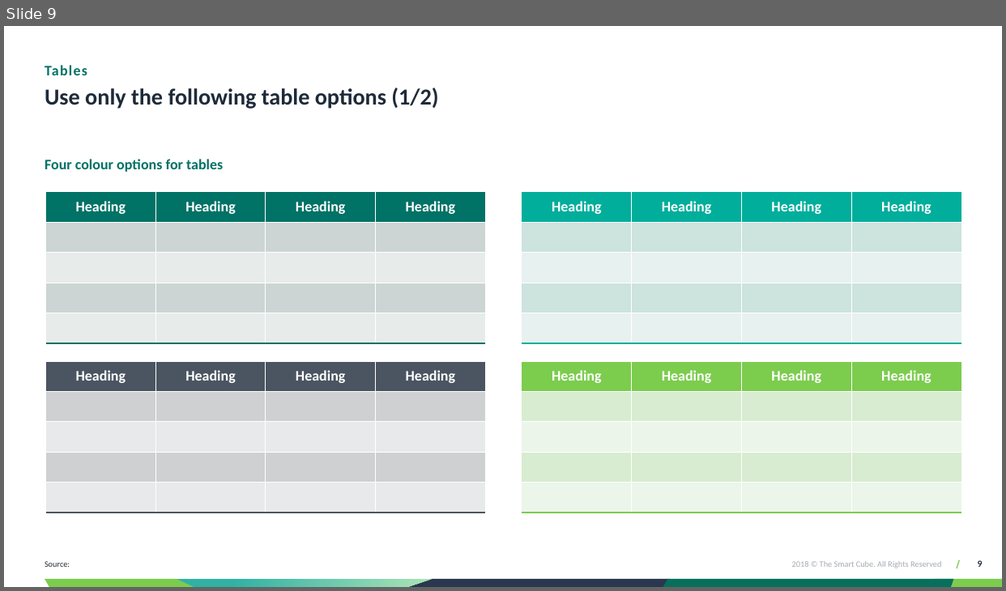
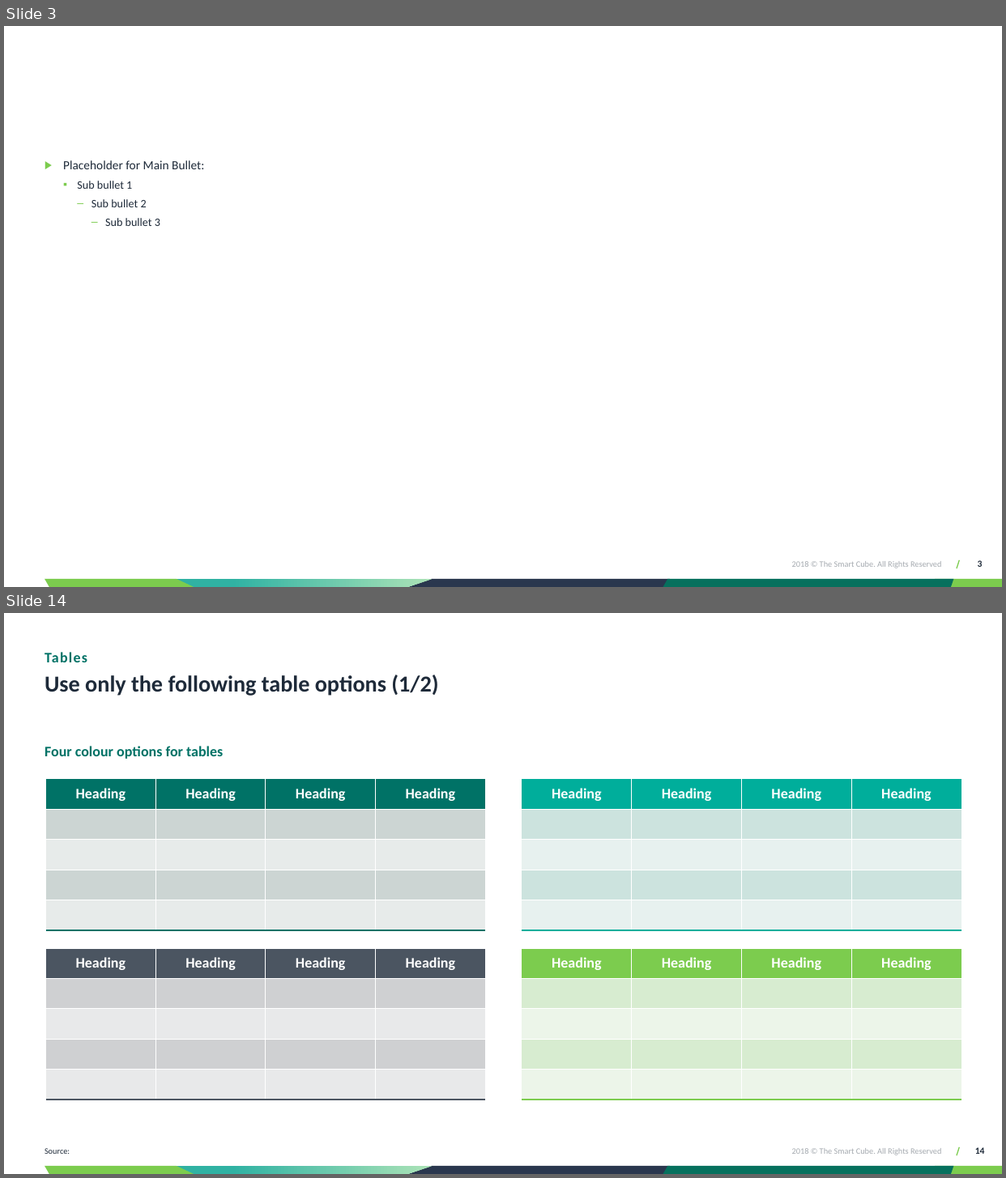
Before and after one commit to tdev131287/techandmate, a slide deck: TSCPPT_Addin/AppData/Template/Template_Automation.pptx. Shown one above the other, each under a label of ours: slide 9 before the commit, slides 3 and 14 after it; the slides between them are not shown. The pictures are 1006x591 and 1006x1178 pixels, drawn with LibreOffice and Linux fonts; fonts in the diff are those of the drawing; background and template pictures are left out. Boxes give left, top, right and bottom in pixels: in the first picture for what was removed or moved away, otherwise in the second. Text is boxed around its words. In the diff, an @@ line names an element or a change of style, - is before the commit and + after.

```diff
--- a/TSCPPT_Addin/AppData/Template/Template_Automation.pptx
+++ b/TSCPPT_Addin/AppData/Template/Template_Automation.pptx
@@ slide 3 added at box(4, 26, 1002, 587), background #FFFFFF; not listed: 8 template elements that a slide beside it also shows @@
@@ text added at box(63, 160, 204, 226), 11 pt, text #1E2A39 @@
+▶ Placeholder for Main Bullet:
+  ▪ Sub bullet 1
+    ‒ Sub bullet 2
+      ‒ Sub bullet 3
@@ what was slide 9 is now slide 14 @@
@@ page number at box(975, 1148, 985, 1154): text changed @@
-9
+14
```
Also in this commit, not shown: 13 slides changed, 5 other slides added, 1 slide removed, 56 other files.
